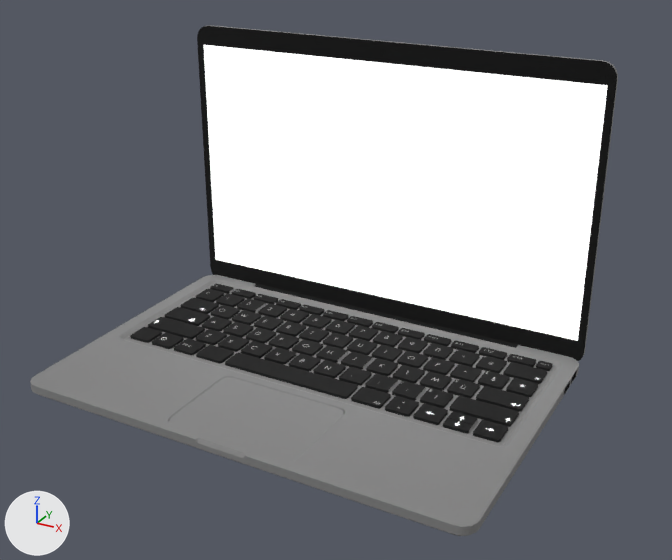
The glTF model public/models/laptop.glb: old version first, new version second.
Camera for both pictures: a 50 mm camera at (27.2, -45.4, 30.8) aimed at (0.5, 3.1, 6.5). Arrows for +X, +Y and +Z are at lower left; the lights stay in place. Where no turn or scale is listed for an object, it has been applied to the vertices.

Before the edit, the objects in view are built like this:
```python
me_frame_computerframe_0 = bpy.data.meshes.new('Frame_ComputerFrame_0')
me_frame_computerframe_0.from_pydata(...)  # 4084 vertices, 8164 faces; spans x -15.2..15.2, y -9.6..10.5, z -1.0..0.0
me_frame_computerframe_0.materials.append(mat_computerframe)
me_screen_computerscreen_0 = bpy.data.meshes.new('Screen_ComputerScreen_0')
me_screen_computerscreen_0.from_pydata(...)  # 81 vertices, 158 faces; spans x -0.152..0.152, y -0.007..0.005, z -0.002..0.199
me_screen_computerscreen_0.materials.append(mat_computerscreen)
ob_frame_computerframe_0 = bpy.data.objects.new('Frame_ComputerFrame_0', me_frame_computerframe_0)
ob_frame_computerframe_0.location = (0.0, 0.0, 0.98)
ob_screen_computerscreen_0 = bpy.data.objects.new('Screen_ComputerScreen_0', me_screen_computerscreen_0)
ob_screen_computerscreen_0.parent = ob_screen
ob_screen_computerscreen_0.location = (0.0, 0.0, 0.0)
```
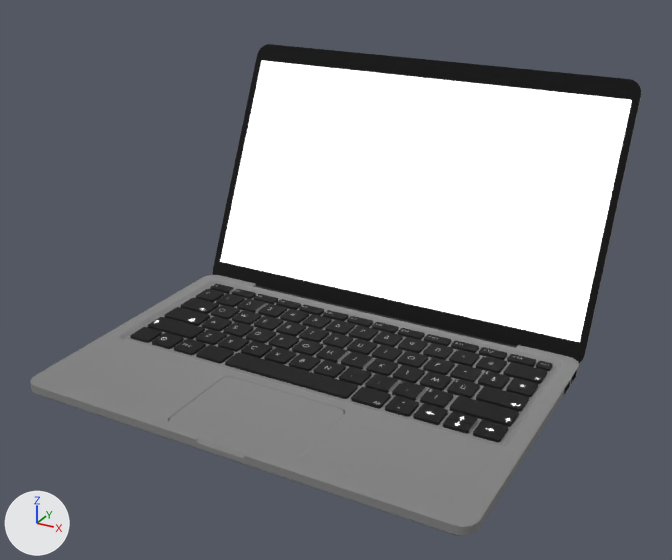
What the commit changed:
Object 'Screen_ComputerScreen_0' (ob_screen_computerscreen_0) turns from (0, 0, 0) to (28, 0, 0) degrees about x, y and z.

Boxes [x1, y1, x2, y2] around the edits, measured in the pictures (672 x 560 px):
'Screen_ComputerScreen_0', turned
    before: [197, 25, 618, 361]
    after: [213, 44, 642, 363]
